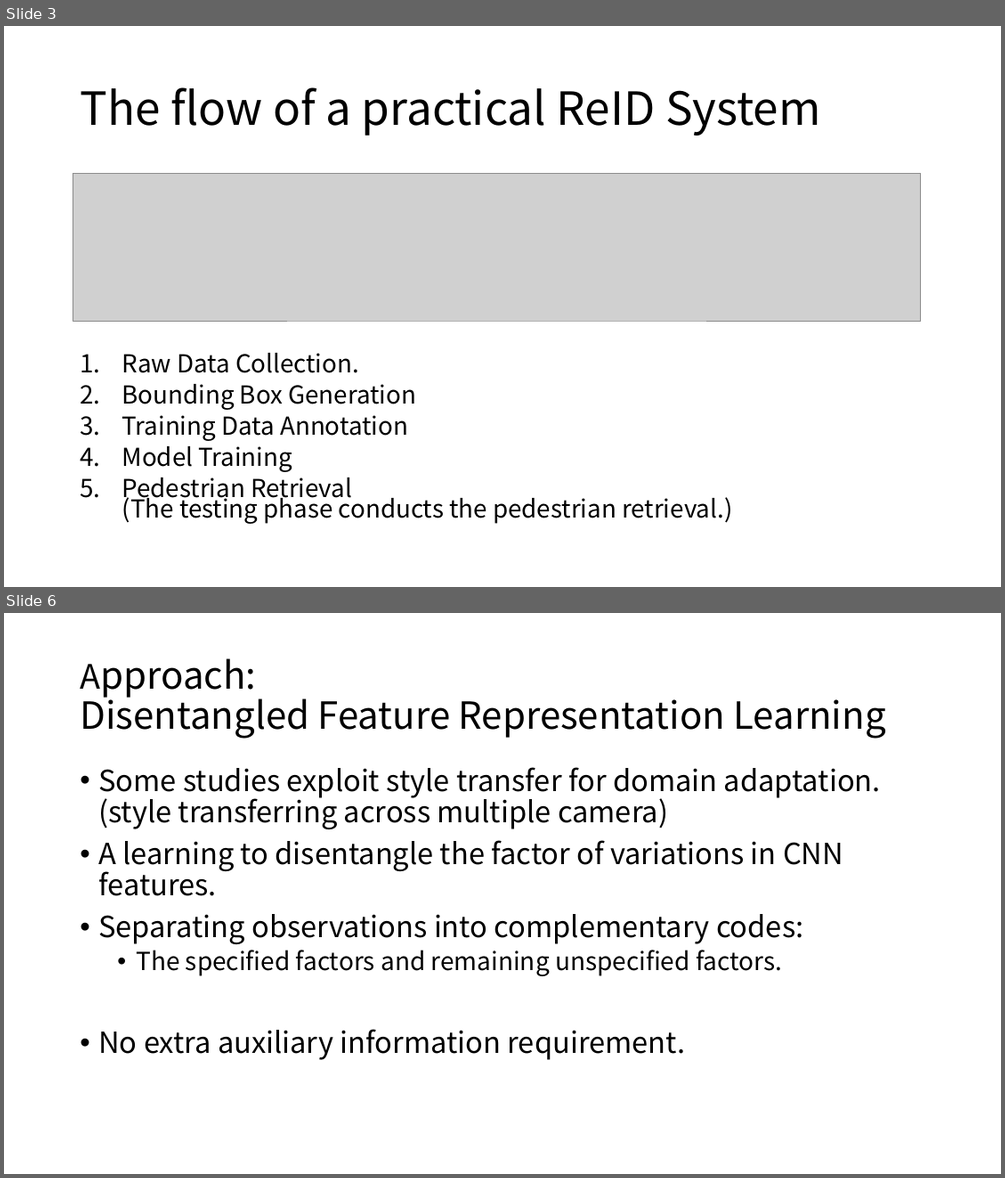
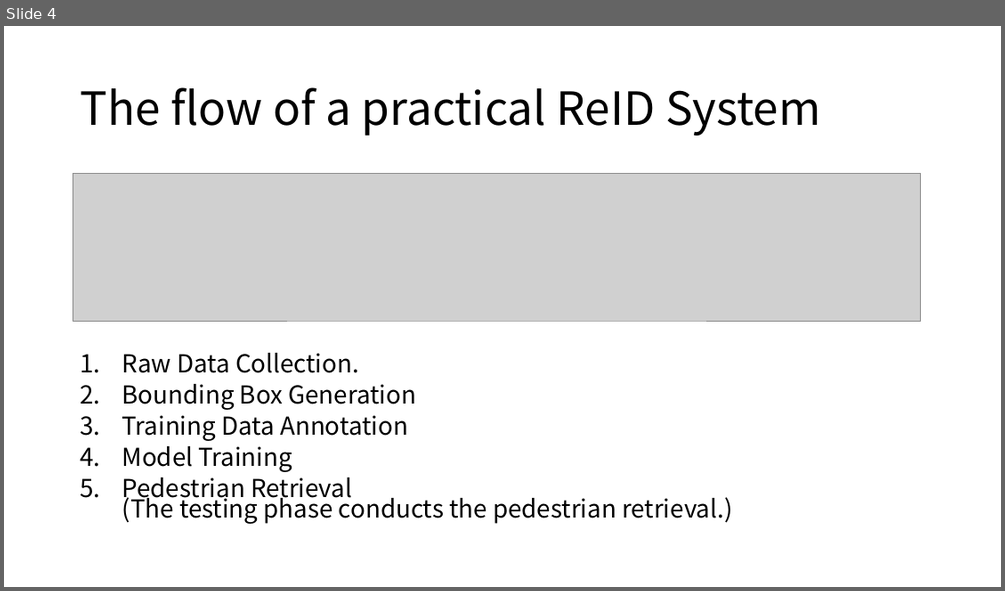
Before and after one commit to jeongroseok/person-reid-study, a slide deck: slides/Person ReID.pptx. Shown one above the other, each under a label of ours: slides 3 and 6 before the commit, slide 4 after it; the slides between them are not shown. The pictures are 1005x1178 and 1005x591 pixels, drawn with LibreOffice and Linux fonts; fonts in the diff are those of the drawing; grey boxes stand for pictures. Boxes give left, top, right and bottom in pixels: in the first picture for what was removed or moved away, otherwise in the second. Text is boxed around its words. In the diff, an @@ line names an element or a change of style, - is before the commit and + after.

```diff
--- a/slides/Person ReID.pptx
+++ b/slides/Person ReID.pptx
@@ slide 6 removed at bbox=[4, 613, 1001, 1174], background #FFFFFF @@
@@ title removed at bbox=[80, 691, 886, 738] @@
-Approach:
-Disentangled Feature Representation Learning
@@ text removed at bbox=[98, 767, 881, 1060] @@
-• Some studies exploit style transfer for domain adaptation.
-  (style transferring across multiple camera)
-• A learning to disentangle the factor of variations in CNN features.
-• Separating observations into complementary codes:
-  • The specified factors and remaining unspecified factors.
-• No extra auxiliary information requirement.
@@ what was slide 3 is now slide 4 @@
```
Also in this commit, not shown: 4 slides changed, 10 slides added, 9 other slides removed, 4 other files.
